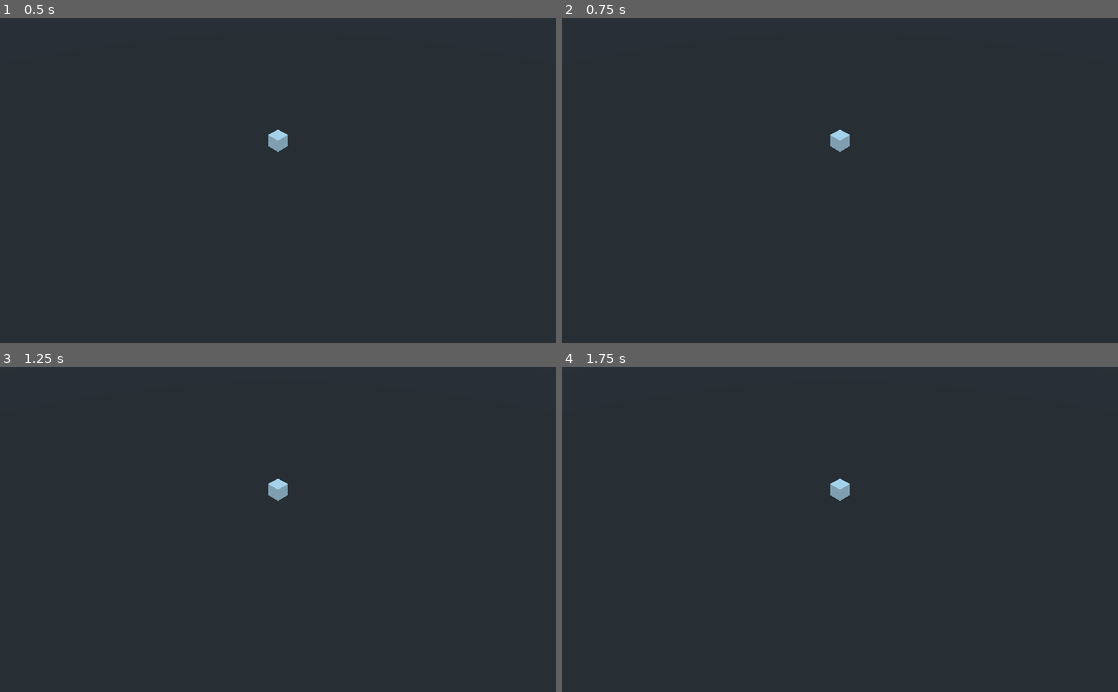
Above: before the commit, frames 1-4 (two rows, left to right).
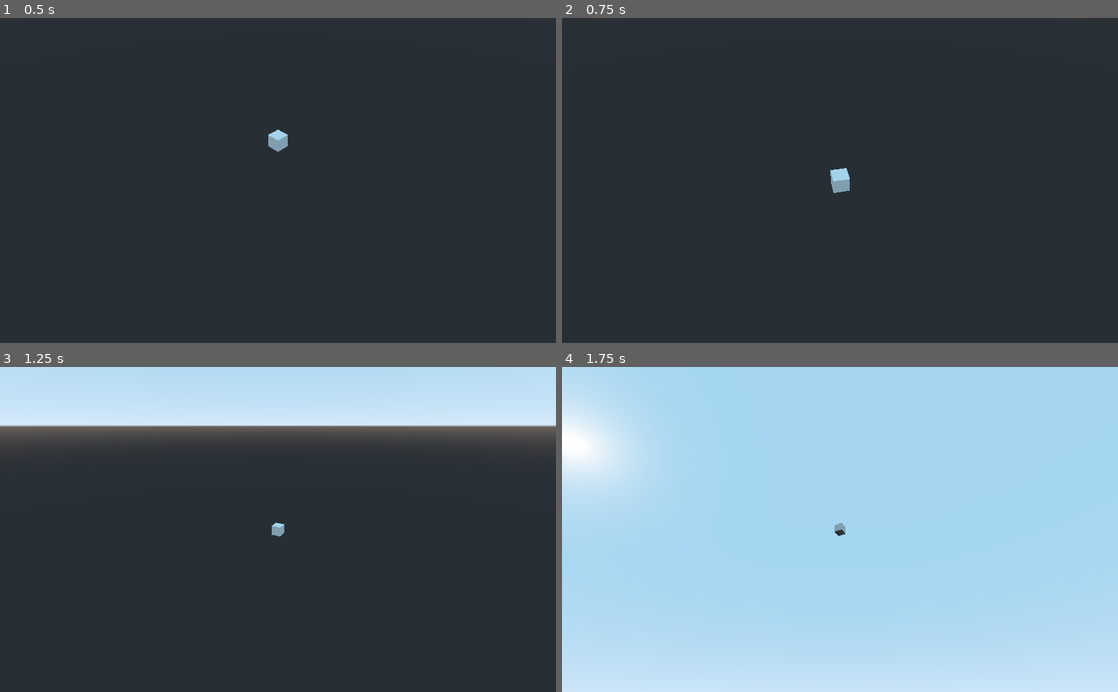
Above: after the commit, the same moments.

Repository: deengames-prototypes/3d-game
Game: Godot game, scene res://CoreGame.tscn
Two runs of this game, one before a commit and one after it. Both use one fixed random seed, a clock stepped at 60 frames per second and the inputs below.
Inputs (mouse positions are in pixels of both pictures, inside the frame that each line leads up to):
- Up to frame 1 (0.5 s): no input
- Up to frame 2 (0.75 s): tap Enter at 0.5 s; move the mouse to (962, 164) at 0.52 s; hold Right (ui_right) from 0.53 s (still down); click (962, 164) at 0.67 s
- Up to frame 3 (1.25 s): keep holding Right (ui_right)
- Up to frame 4 (1.75 s): move the mouse to (728, 545) at 1.27 s; release Right (ui_right) at 1.28 s; hold Down (ui_down) from 1.28 s (still down)

Frame 1 is identical in both runs. In frame 2, 0.4% of the frame differs, in the area x 48-52%, y 34-54%; in frame 3, 23%; in frame 4, 100%, in the area x 0-100%, y 0-100%.

Commit message:
Camera turning sort of works. Goes way off into the distance.

Diff:
--- /dev/null
+++ b/prototypes/voxel-craft/Camera.gd
@@ -0,0 +1,29 @@
+extends Camera
+
+const UP_VECTOR:Vector3 = Vector3(0, 1, 0)
+const MAX_MOVE = 20
+const MIN_MOVE = -MAX_MOVE
+var target:Spatial
+
+func target_object(obj:Spatial):
+	self.target = obj
+
+func _process(delta):
+	var moved = false
+	if Input.is_action_pressed("ui_left"):
+		self.translation.x = min(self.translation.x + 1, MAX_MOVE)
+		moved = true
+	elif Input.is_action_pressed("ui_right"):
+		self.translation.x = max(self.translation.x - 1, MIN_MOVE)
+		moved = true
+
+	if Input.is_action_pressed("ui_up"):
+		self.translation.y += 1
+		moved = true
+	elif Input.is_action_pressed("ui_down"):
+		self.translation.y -= 1
+		moved = true
+
+	if moved:
+		var vector = target.translation - self.translation
+		self.look_at(vector, UP_VECTOR)
--- a/prototypes/voxel-craft/CoreGame.gd
+++ b/prototypes/voxel-craft/CoreGame.gd
@@ -1 +1,4 @@
 extends Spatial
+
+func _ready():
+	$Camera.target_object($MeshInstance)
--- a/prototypes/voxel-craft/CoreGame.tscn
+++ b/prototypes/voxel-craft/CoreGame.tscn
@@ -1,7 +1,8 @@
-[gd_scene load_steps=3 format=2]
+[gd_scene load_steps=4 format=2]
 
 [ext_resource path="res://CoreGame.gd" type="Script" id=1]
 [ext_resource path="res://ExpandableCube.tscn" type="PackedScene" id=2]
+[ext_resource path="res://Camera.gd" type="Script" id=3]
 
 [node name="Spatial" type="Spatial"]
 script = ExtResource( 1 )
@@ -10,3 +11,4 @@
 
 [node name="Camera" type="Camera" parent="."]
 transform = Transform( 0.707107, -0.5, 0.5, 0, 0.707107, 0.707107, -0.707107, -0.5, 0.5, 10, 10, 10 )
+script = ExtResource( 3 )
